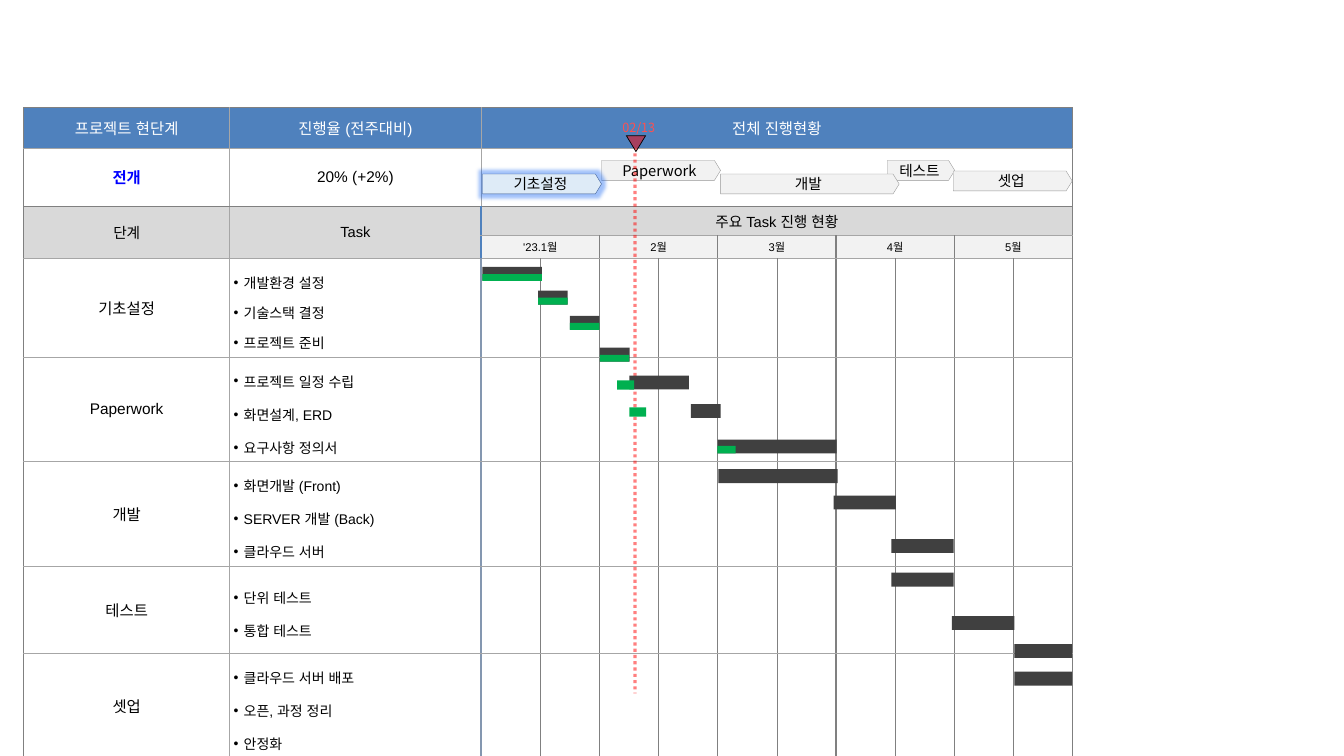
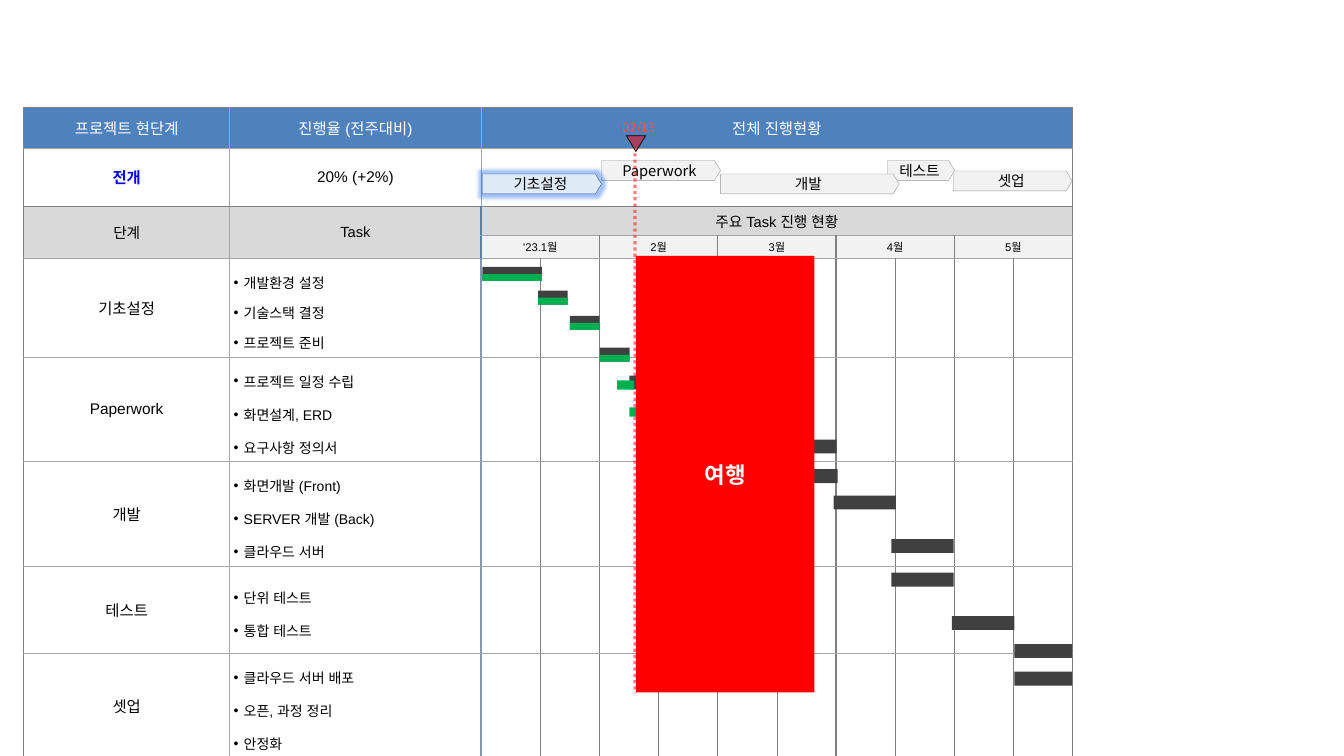
Before and after one commit to RUCKUSJERRY/command-center-src, a slide deck: slide 1 of command-center-paper/10_일정/CC_WBS.pptx. Drawn at 1344x756 pixels with LibreOffice and Linux fonts; fonts in the diff are those of the drawing. Boxes give left, top, right and bottom in pixels: in the first picture for what was removed or moved away, otherwise in the second. Text is boxed around its words. In the diff, an @@ line names an element or a change of style, - is before the commit and + after.

Commit message:
일정 업데이트

```diff
--- a/command-center-paper/10_일정/CC_WBS.pptx
+++ b/command-center-paper/10_일정/CC_WBS.pptx
@@ rectangle added at box(636, 256, 815, 693), fill #FF0000, 16 pt, text #FFFFFF, bold @@
+여행
@@ rectangle removed at box(691, 404, 721, 418) @@
@@ rectangle removed at box(718, 446, 736, 454) @@
```
